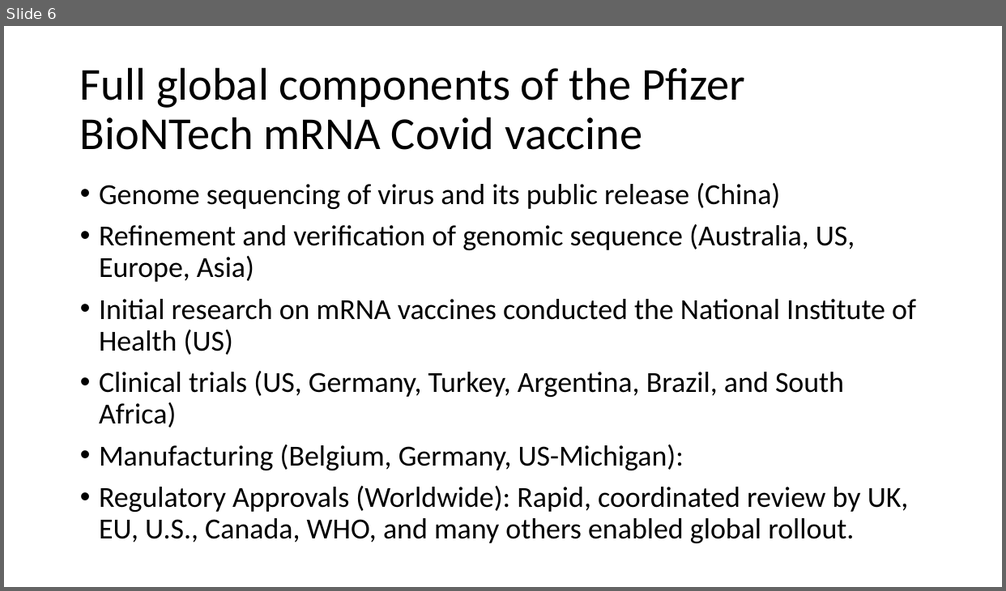
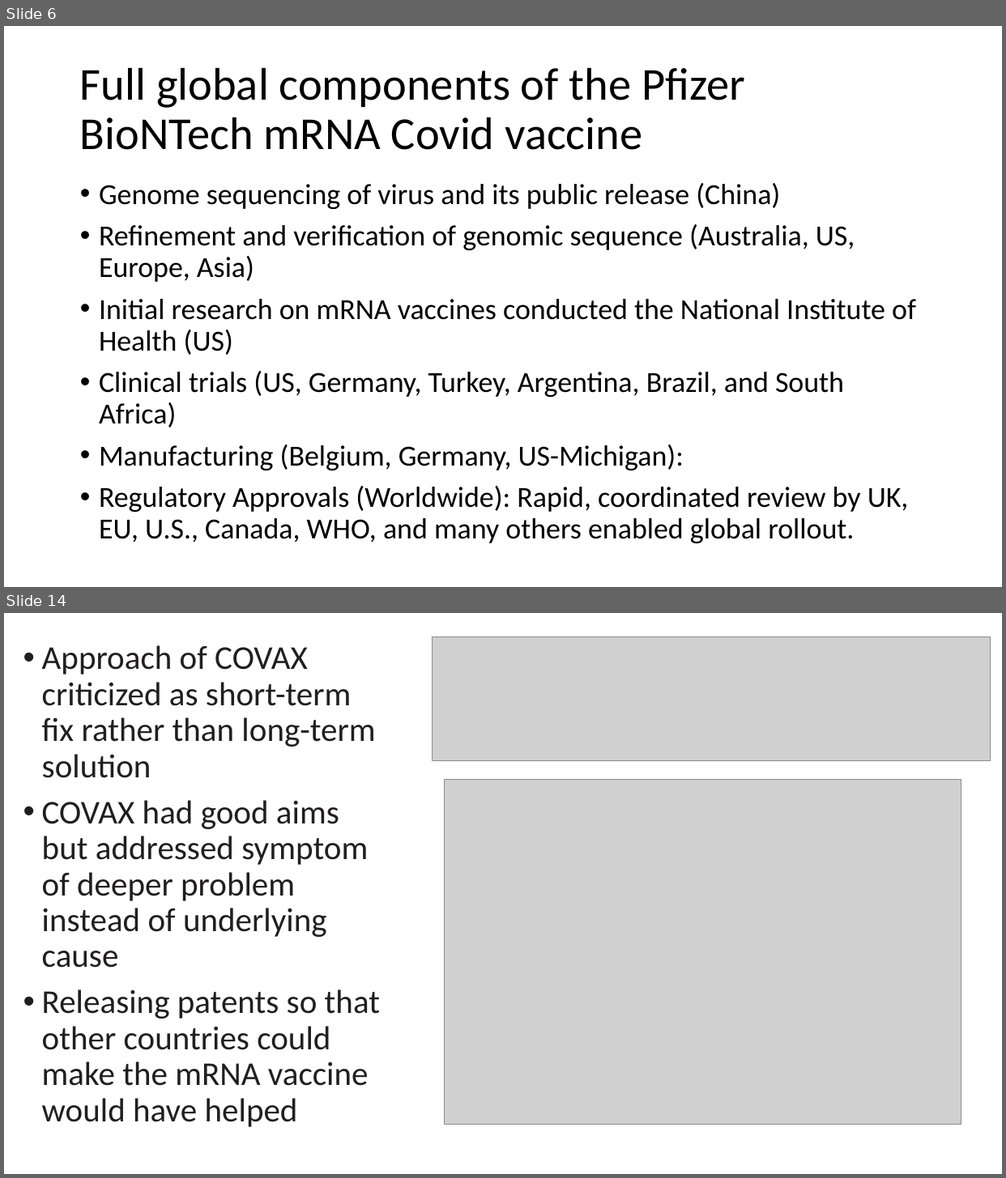
Before and after one commit to tstallins/tstallins.github.io, a slide deck: courses/261/vaccines.pptx. Shown one above the other, each under a label of ours: slide 6 before the commit, slides 6 and 14 after it; the slides between them are not shown. The pictures are 1006x591 and 1006x1178 pixels, drawn with LibreOffice and Linux fonts; fonts in the diff are those of the drawing; grey boxes stand for pictures. Boxes give left, top, right and bottom in pixels: in the first picture for what was removed or moved away, otherwise in the second. Text is boxed around its words. In the diff, an @@ line names an element or a change of style, - is before the commit and + after.

```diff
--- a/courses/261/vaccines.pptx
+++ b/courses/261/vaccines.pptx
@@ slide 14 added at (4, 613, 1002, 1174), background #FFFFFF @@
@@ text added at (42, 645, 380, 1127), 32 pt, text #221E1F @@
+• Approach of COVAX criticized as short-term fix rather than long-term solution
+• COVAX had good aims but addressed symptom of deeper problem instead of underlying cause
+• Releasing patents so that other countries could make the mRNA vaccine would have helped
@@ picture added at (432, 637, 990, 760) @@
@@ picture added at (444, 780, 961, 1125) @@
```
Also in this commit, not shown: 11 other slides added.
